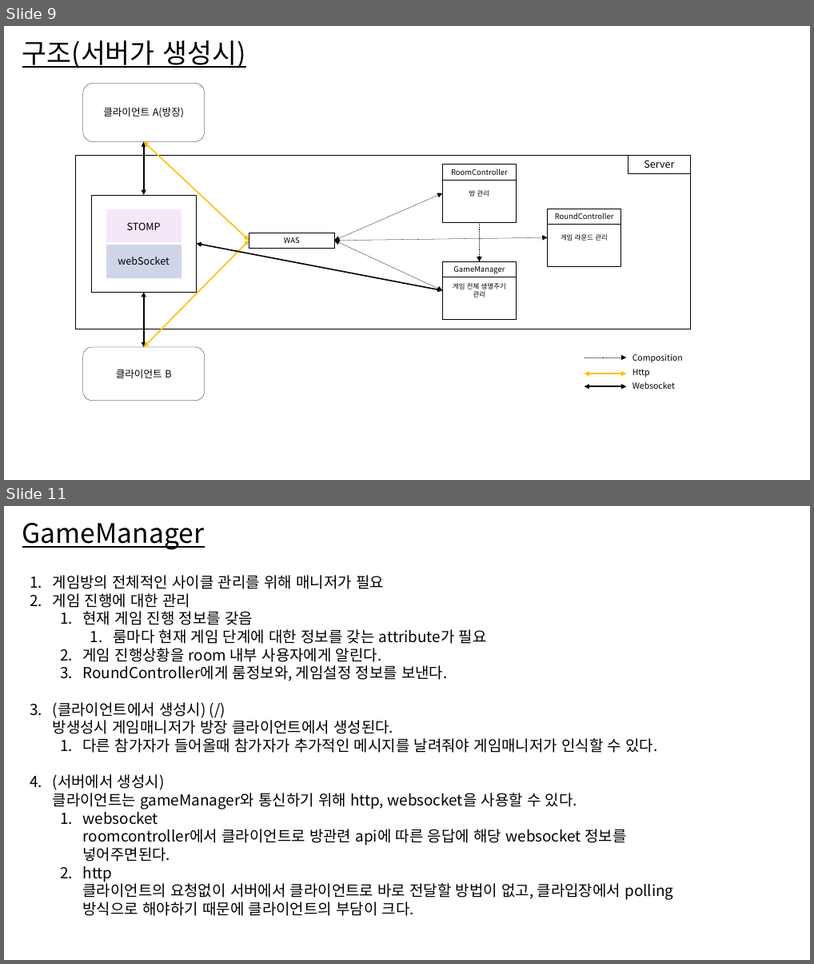
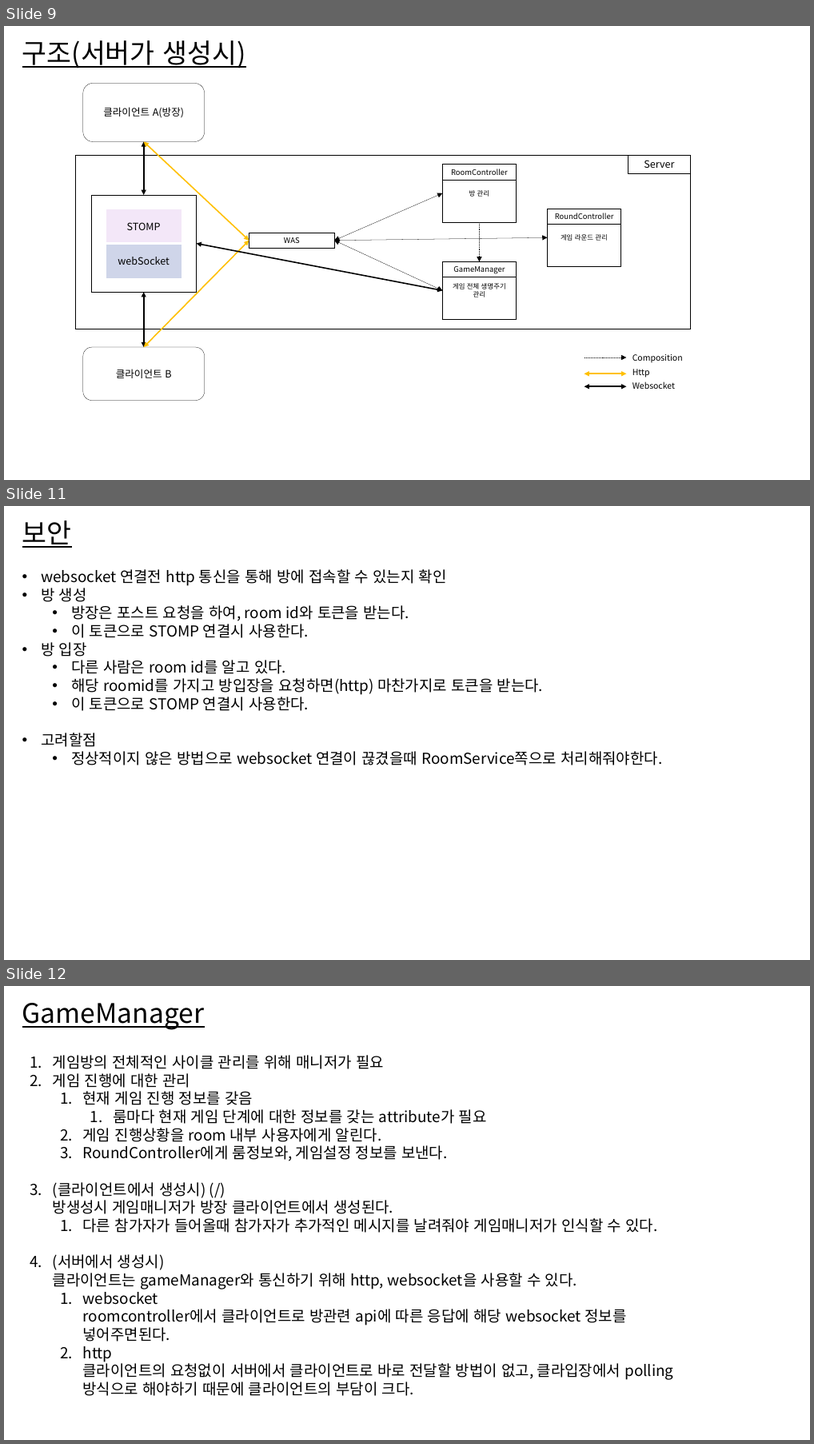
Before and after one commit to LiarGameDevelop/LiarGameServer, a slide deck: doc/document.pptx. Shown one above the other, each under a label of ours: slides 9 and 11 before the commit, slides 9, 11 and 12 after it; the slides between them are not shown. The pictures are 814x964 and 814x1444 pixels, drawn with LibreOffice and Linux fonts; fonts in the diff are those of the drawing. Boxes give left, top, right and bottom in pixels: in the first picture for what was removed or moved away, otherwise in the second. Text is boxed around its words. In the diff, an @@ line names an element or a change of style, - is before the commit and + after.

```diff
--- a/doc/document.pptx
+++ b/doc/document.pptx
@@ slide 11 added at bbox=[4, 506, 810, 960], background #FFFFFF @@
@@ title added at bbox=[22, 520, 72, 548], 32 pt, text #000000, underline @@
+보안
@@ text added at bbox=[41, 569, 662, 765], 18 pt, text #000000 @@
+• websocket 연결전 http 통신을 통해 방에 접속할 수 있는지 확인
+• 방 생성
+  • 방장은 포스트 요청을 하여, room id와 토큰을 받는다.
+  • 이 토큰으로 STOMP 연결시 사용한다.
+• 방 입장
+  • 다른 사람은 room id를 알고 있다.
+  • 해당 roomid를 가지고 방입장을 요청하면(http) 마찬가지로 토큰을 받는다.
+  • 이 토큰으로 STOMP 연결시 사용한다.
+• 고려할점
+  • 정상적이지 않은 방법으로 websocket 연결이 끊겼을때 RoomService쪽으로 처리해줘야한다.
@@ what was slide 11 is now slide 12 @@
```
Also in this commit, not shown: 2 slides changed, 45 other files.
